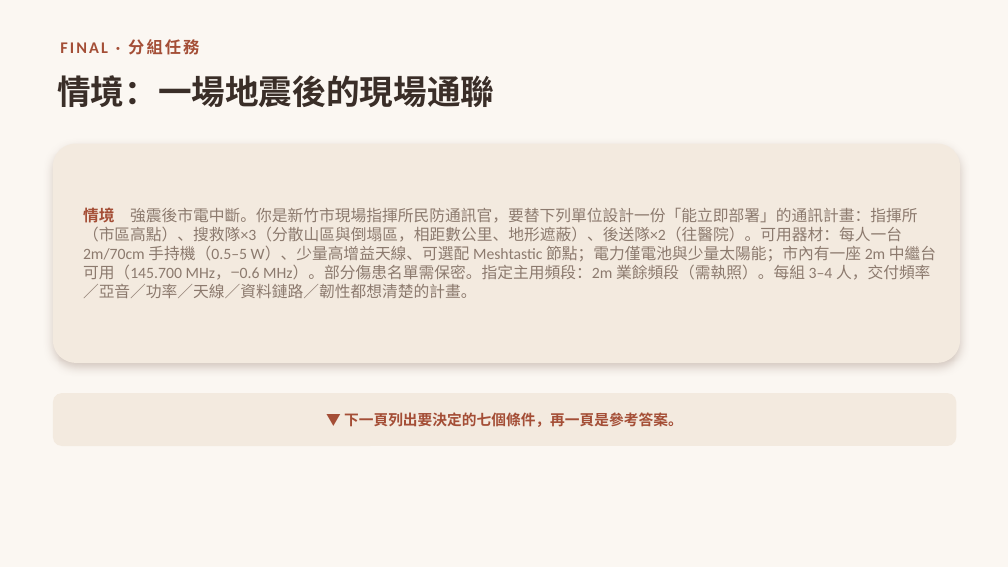
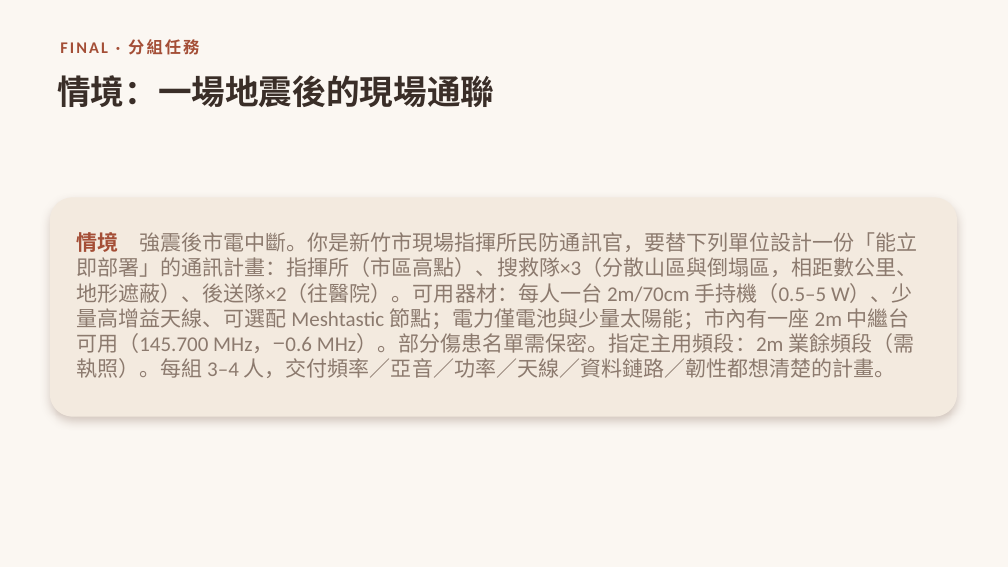
Before and after one commit to winson3QQ/Radio-Advanced, a slide deck: slide 46 of 投影片/進階無線電_課程投影片.pptx (slide 42 before the commit). Drawn at 1008x567 pixels with LibreOffice and Linux fonts; fonts in the diff are those of the drawing. Boxes give left, top, right and bottom in pixels: in the first picture for what was removed or moved away, otherwise in the second. Text is boxed around its words. In the diff, an @@ line names an element or a change of style, - is before the commit and + after.

```diff
--- a/投影片/進階無線電_課程投影片.pptx
+++ b/投影片/進階無線電_課程投影片.pptx
@@ rounded rectangle: place and size @@
-rounded rectangle at [53,144,960,363]
+rounded rectangle at [50,197,957,417]
@@ text "情境 強震後市電中斷。你是新竹市現場指揮所民防通訊官，要替下列單位設計一份「能立即部署」的通訊計畫：指揮所（市區高點）、 ...": place and size @@
-text "情境 強震後市電中斷。你是新竹市現場指揮所民防通訊官，要替下列單位設計一份「能立即部署」的通訊計畫：指揮所（市區高點）、 ..." at [83,208,936,298]
+text "情境 強震後市電中斷。你是新竹市現場指揮所民防通訊官，要替下列單位設計一份「能立即部署」的通訊計畫：指揮所（市區高點）、 ..." at [76,232,918,378]
@@ text "情境 強震後市電中斷。你是新竹市現場指揮所民防通訊官，要替下列單位設計一份「能立即部署」的通訊計畫：指揮所（市區高點）、 ..." at [76,232,918,378]: size 15 to 20 pt @@
@@ rounded rectangle removed at [53,393,957,446] @@
-▼ 下一頁列出要決定的七個條件，再一頁是參考答案。
```
Also in this commit, not shown: 4 slides added.
